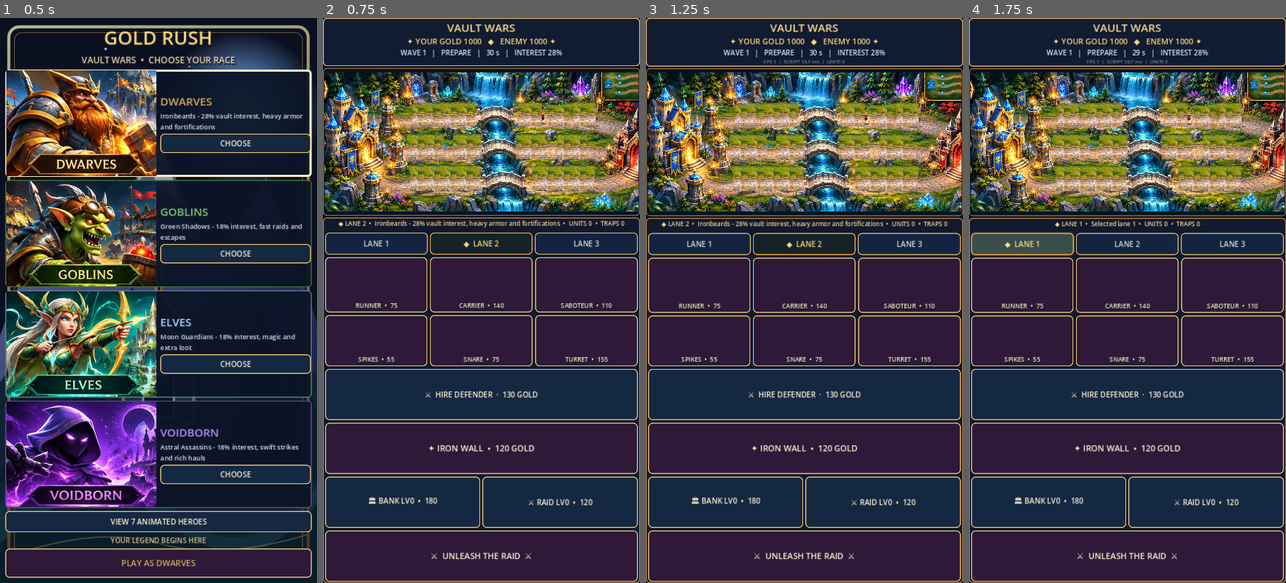
Above: before the commit, frames 1-4 (left to right).
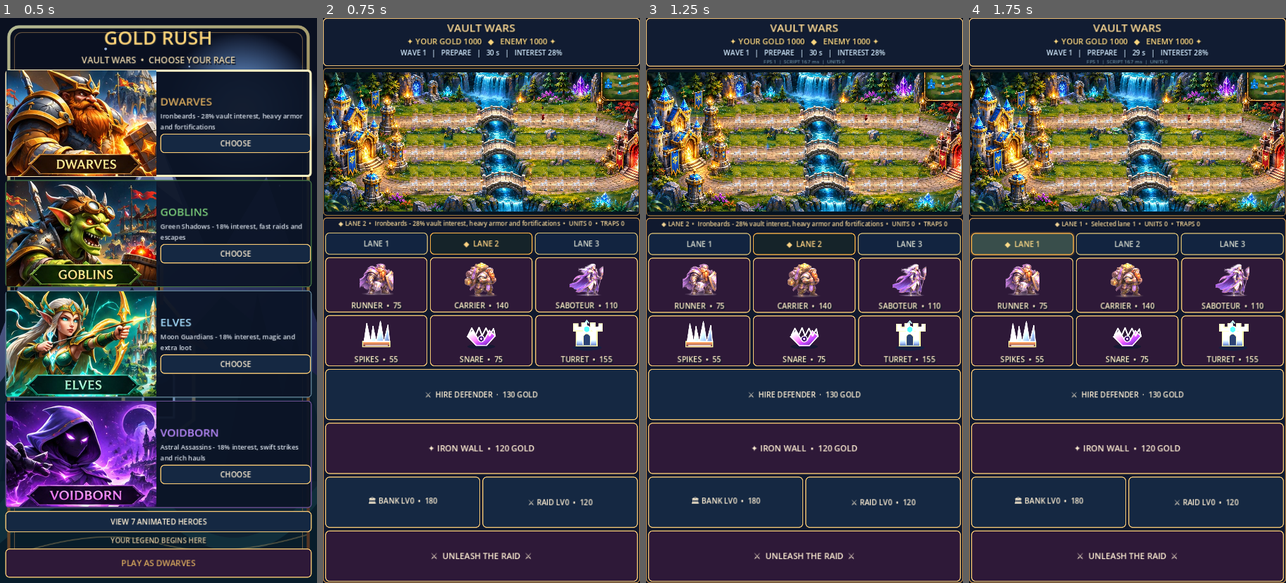
Above: after the commit, the same moments.

Repository: krzych3d/Gold-rush-mobile
Game: Godot game, scene res://main.tscn
Same seed, same stepped clock (60 frames per second), same inputs: the game is played once before the commit and once after it.
Inputs:
- Up to frame 1 (0.5 s): no input
- Up to frame 2 (0.75 s): click "PLAY AS DWARVES" at 0.5 s
- Up to frame 3 (1.25 s): no input
- Up to frame 4 (1.75 s): click "LANE 1" at 1.25 s

Frame 1 is identical in both runs. In frame 2, 2.8% of the frame differs, in the area x 9-94%, y 43-62%; in frame 3, 2.7%; in frame 4, 2.7%.

Commit message:
Fix card artwork anchors and brighten Voidborn portraits; reduce GPU redraw load

Diff:
--- a/scripts/game.gd
+++ b/scripts/game.gd
@@ -719,7 +719,13 @@
 	if phase == "SELECT":
 		return
 	visual_time += 0.05
-	arena.queue_redraw()
+	render_elapsed += 0.05
+	# Rendering all 24 transparent 128px sprite regions every simulation step
+	# caused significant UI jank on low-end phones. 12.5 Hz scene redraw is
+	# sufficient for the current 8-frame sprite sheets; simulation stays 20 Hz.
+	if render_elapsed >= 0.08:
+		render_elapsed = 0.0
+		arena.queue_redraw()
 	if phase == "END":
 		return
 	if _check_vaults():
@@ -989,21 +995,24 @@
 	portrait.name = "Artwork"
 	portrait.mouse_filter = Control.MOUSE_FILTER_IGNORE
 	portrait.texture = art
+	# Multiply the intentionally dark Voidborn sheet by a neutral brightness
+	# boost in the command cards, not on battlefield sprites.
+	portrait.modulate = Color(1.7, 1.7, 1.7)
 	portrait.expand_mode = TextureRect.EXPAND_IGNORE_SIZE
 	portrait.stretch_mode = TextureRect.STRETCH_KEEP_ASPECT_CENTERED
 	button.add_child(portrait)
-	portrait.set_anchors_and_offsets_preset(Control.PRESET_TOP_WIDE)
-	portrait.offset_left = 7
-	portrait.offset_right = -7
-	portrait.offset_top = 2
-	portrait.offset_bottom = -34.0
+	portrait.set_anchors_and_offsets_preset(Control.PRESET_FULL_RECT)
+	portrait.offset_left = 3
+	portrait.offset_right = -3
+	portrait.offset_top = 3
+	portrait.offset_bottom = -32
 	var label := Label.new()
 	label.name = "Caption"
 	label.text = "%s  •  %d" % [caption, price]
 	label.horizontal_alignment = HORIZONTAL_ALIGNMENT_CENTER
 	label.vertical_alignment = VERTICAL_ALIGNMENT_CENTER
 	label.mouse_filter = Control.MOUSE_FILTER_IGNORE
-	_style_label(label, 14, Color("fff0c7"))
+	_style_label(label, 17, Color("fff0c7"))
 	button.add_child(label)
 	label.set_anchors_and_offsets_preset(Control.PRESET_BOTTOM_WIDE)
 	label.offset_top = -29
